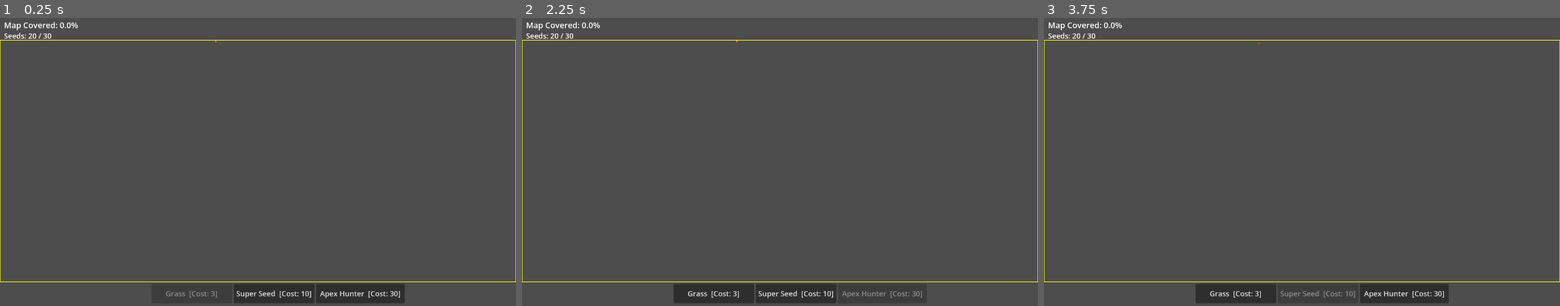
Above: before the commit, frames 1-3 (left to right).
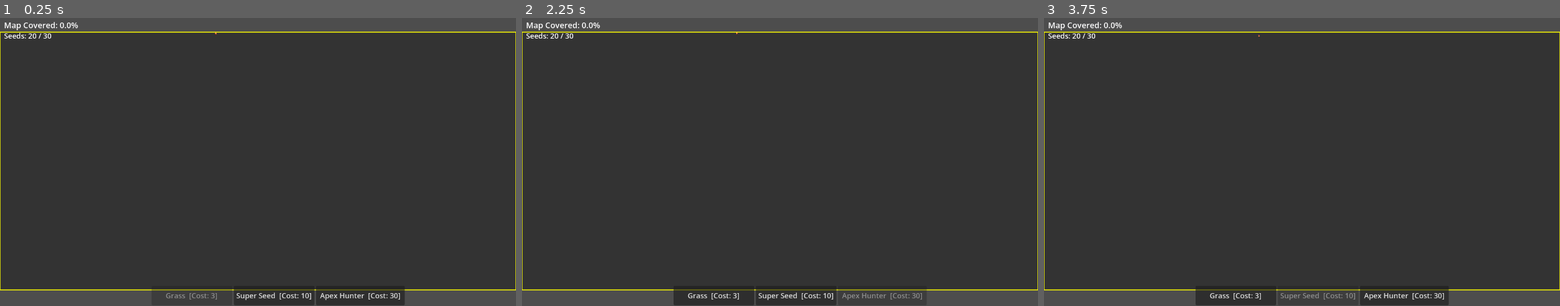
Above: after the commit, the same moments.

Repository: mamo1016/ecosystem-game
Game: Godot game, scene res://world.tscn
Same seed, same stepped clock (60 frames per second), same inputs: the game is played once before the commit and once after it.
Inputs:
- Up to frame 1 (0.25 s): no input
- Up to frame 2 (2.25 s): click "Super Seed [Cost: 10]" at 0.5 s; click "Grass [Cost: 3]" at 1.25 s; click "Apex Hunter [Cost: 30]" at 2 s
- Up to frame 3 (3.75 s): click "Grass [Cost: 3]" at 2.75 s; click "Super Seed [Cost: 10]" at 3.5 s

The runs differ from the first frame. In frame 1, 89% of the frame differs, in the area x 0-100%, y 4-100%; in frame 2, 89%; in frame 3, 89%.

Commit message:
Fix map boundaries by using viewport size for dynamic scaling, add map background

Diff:
--- a/world.gd
+++ b/world.gd
@@ -21,10 +21,10 @@
 const COLOR_MATURE   = Color(0.04, 0.50, 0.12)
 
 # --- MAP ---
-var MAP_WIDTH  = 300
-var MAP_HEIGHT = 200
+var MAP_WIDTH  = 640
+var MAP_HEIGHT = 360
 const TILE_SIZE  = 2
-const MAP_OFFSET = Vector2(0, 60)
+const MAP_OFFSET = Vector2(0, 40)
 
 # --- COSTS ---
 const COST_GRASS      = 3
@@ -70,19 +70,20 @@
 var apex_texture: Texture2D
 
 func _ready() -> void:
-	# Fill the screen: calculate map size from actual window dimensions
-	var screen := DisplayServer.screen_get_size()
-	MAP_WIDTH  = screen.x / TILE_SIZE
-	MAP_HEIGHT = (screen.y - 120) / TILE_SIZE  # leave 120px for UI at top
+	# Calculate map dimension based on the ACTUAL window size, not the whole monitor
+	var win_size = get_viewport().get_visible_rect().size
+	MAP_WIDTH  = int(win_size.x / TILE_SIZE)
+	MAP_HEIGHT = int((win_size.y - 80) / TILE_SIZE) # Leave space for UI
 
 	var canvas = get_node_or_null("CanvasLayer")
 	if canvas != null:
 		var hbox = canvas.get_node_or_null("HBoxContainer")
 		if hbox != null:
-			hbox.position = Vector2(screen.x / 2 - 300, screen.y - 55)
+			hbox.position = Vector2(win_size.x / 2 - 300, win_size.y - 50)
 		var btn = canvas.get_node_or_null("RestartButton")
 		if btn != null:
-			btn.position = Vector2(screen.x / 2 - 150, screen.y / 2 - 25)
+			btn.position = Vector2(win_size.x / 2 - 150, win_size.y / 2 - 25)
+
 	_init_grid()
 	update_button_visuals()
 	update_ui()
@@ -119,6 +120,9 @@
 	queue_redraw()
 
 func _draw() -> void:
+	# Draw the "playground" background
+	draw_rect(Rect2(MAP_OFFSET.x, MAP_OFFSET.y, MAP_WIDTH * TILE_SIZE, MAP_HEIGHT * TILE_SIZE), Color(0.2, 0.2, 0.2)) # Dark gray background
+
 	var sub_w: float = float(TILE_SIZE) / 10.0
 
 	for x in range(MAP_WIDTH):
@@ -128,7 +132,6 @@
 			var tile_id: int = grid[x][y]
 
 			if tile_id == GRASS:
-				draw_rect(Rect2(px, py, TILE_SIZE, TILE_SIZE), COLOR_EMPTY)
 				var pos := Vector2i(x, y)
 				var growth_val: int = plant_growth.get(pos, 0)
 				var total_cols: int = mini(growth_val / 10, 10)
@@ -142,6 +145,7 @@
 					match primary_dir:
 						Vector2i(-1, 0): draw_rect(Rect2(px + c * sub_w, py, sub_w, TILE_SIZE), COLOR_GRASS)
 						Vector2i(1, 0):  draw_rect(Rect2(px + (9 - c) * sub_w, py, sub_w, TILE_SIZE), COLOR_GRASS)
+
 						Vector2i(0, -1): draw_rect(Rect2(px, py + c * sub_w, TILE_SIZE, sub_w), COLOR_GRASS)
 						_:               draw_rect(Rect2(px, py + (9 - c) * sub_w, TILE_SIZE, sub_w), COLOR_GRASS)
 			elif tile_id != EMPTY:
